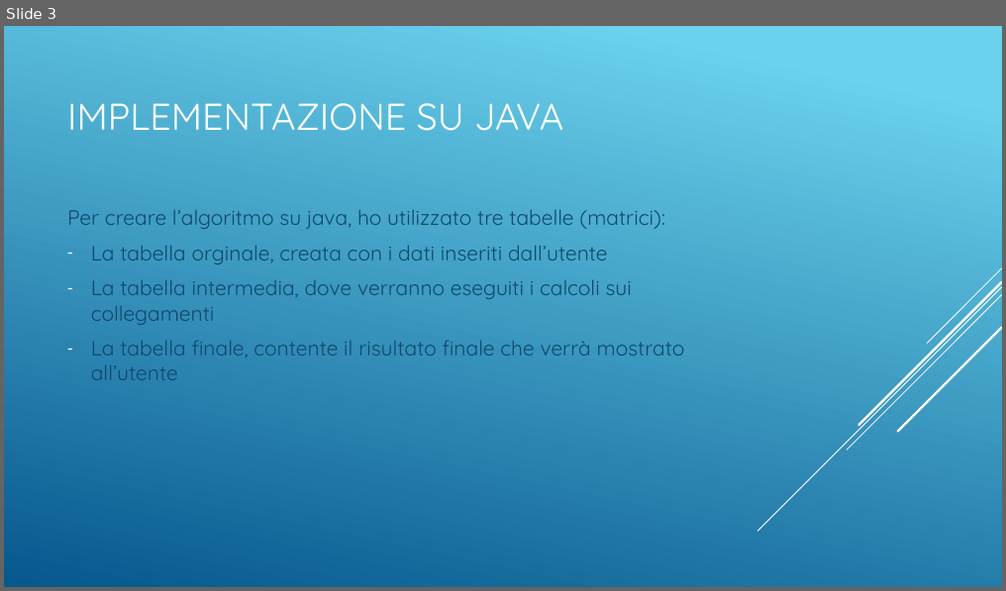
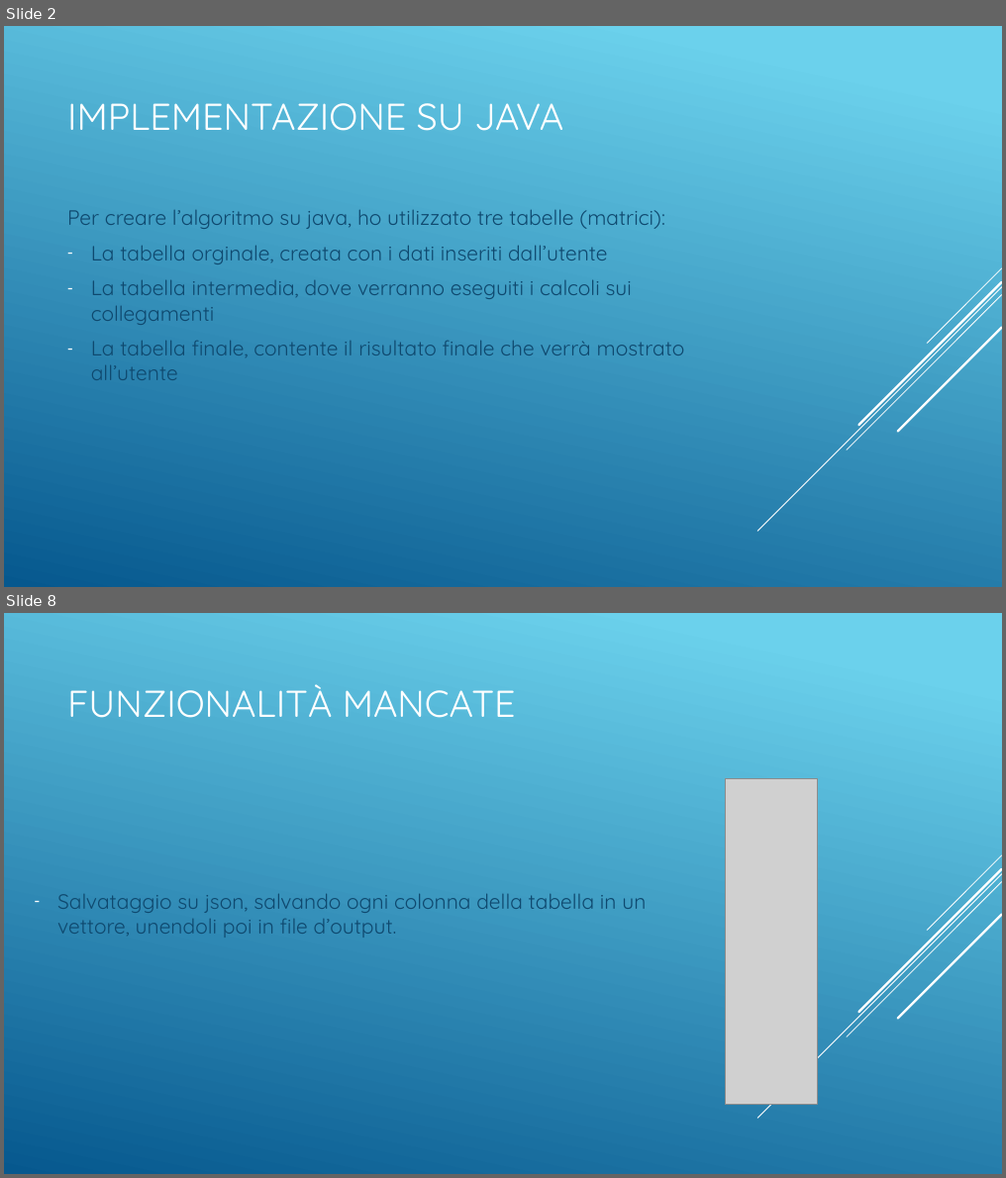
Before and after one commit to Bubuz123/Progetto-sistemi, a slide deck: Presentazione.pptx. Shown one above the other, each under a label of ours: slide 3 before the commit, slides 2 and 8 after it; the slides between them are not shown. The pictures are 1006x591 and 1006x1178 pixels, drawn with LibreOffice and Linux fonts; fonts in the diff are those of the drawing; grey boxes stand for pictures. Boxes give left, top, right and bottom in pixels: in the first picture for what was removed or moved away, otherwise in the second. Text is boxed around its words. In the diff, an @@ line names an element or a change of style, - is before the commit and + after.

```diff
--- a/Presentazione.pptx
+++ b/Presentazione.pptx
@@ slide 8 added at box(4, 613, 1002, 1174), background gradient #6ED2EB to #06588E; not listed: 5 template elements that a slide beside it also shows @@
@@ title added at box(67, 684, 516, 718), 36 pt, text #FFFFFF @@
+FUNZIONALITÀ MANCATE
@@ picture added at box(726, 778, 817, 1105) @@
@@ text added at box(57, 894, 646, 938), 20 pt, text #0F496F @@
+– Salvataggio su json, salvando ogni colonna della tabella in un vettore, unendoli poi in file d’output.
@@ what was slide 3 is now slide 2 @@
```
Also in this commit, not shown: 2 slides changed, 3 other slides added, 2 slides removed, 2 other files.
